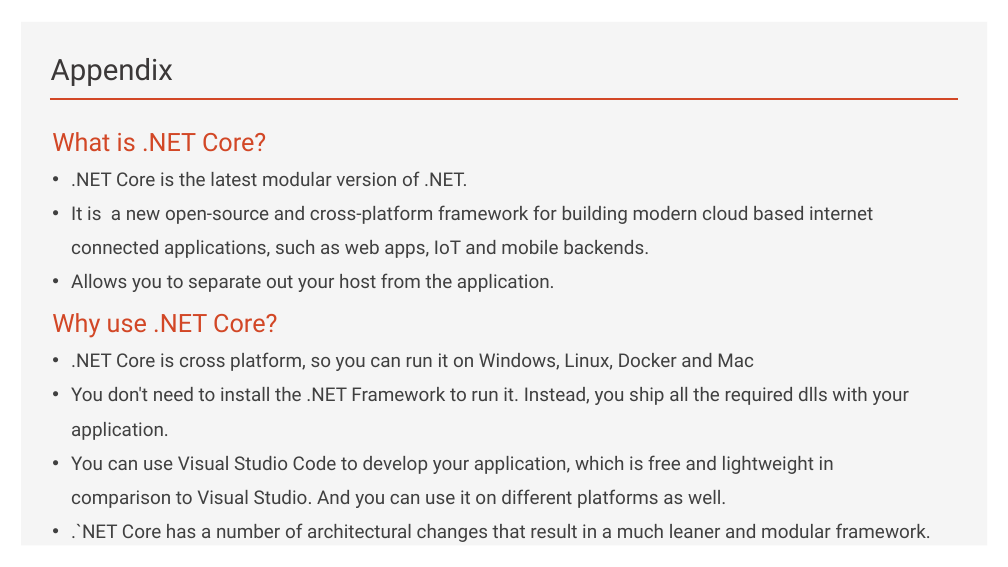
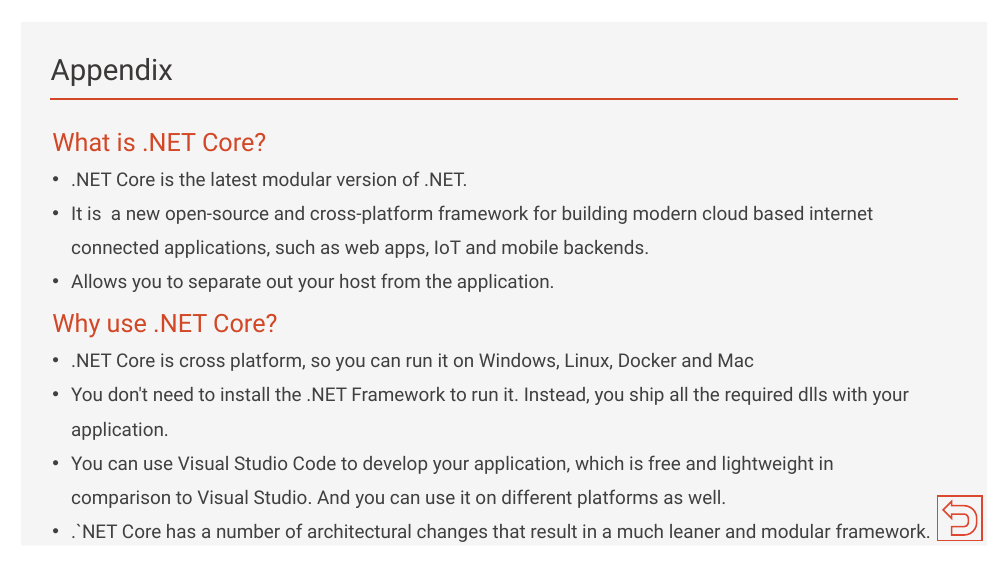
Before and after one commit to brianperera/EasyMaintain, a slide deck: slide 23 of Documents/MicroServices.pptx. Drawn at 1008x567 pixels with LibreOffice and Linux fonts; fonts in the diff are those of the drawing. Boxes give left, top, right and bottom in pixels: in the first picture for what was removed or moved away, otherwise in the second. Text is boxed around its words. In the diff, an @@ line names an element or a change of style, - is before the commit and + after.

```diff
--- a/Documents/MicroServices.pptx
+++ b/Documents/MicroServices.pptx
@@ action button return added at bbox=[938, 496, 982, 541], outline #DD462F 1.5 pt @@
```
Also in this commit, not shown: 8 other slides changed.
